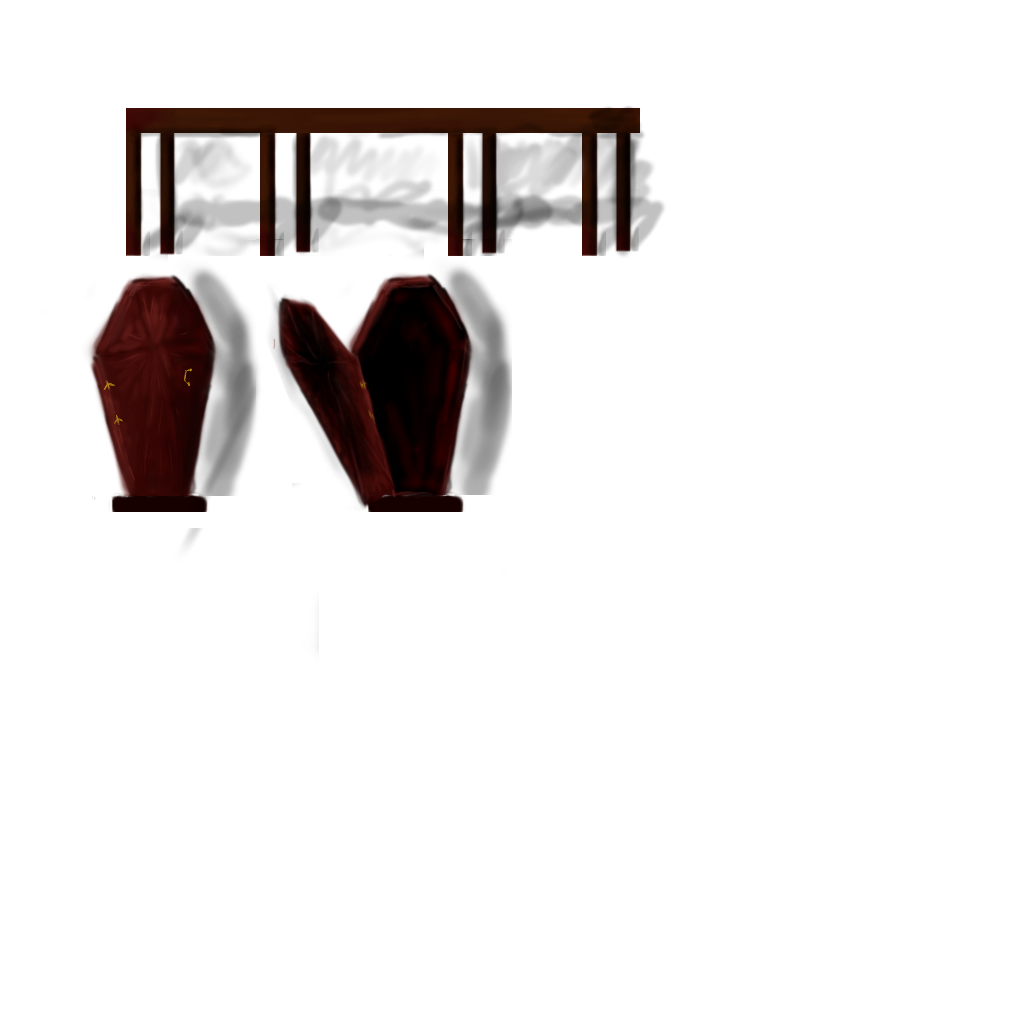
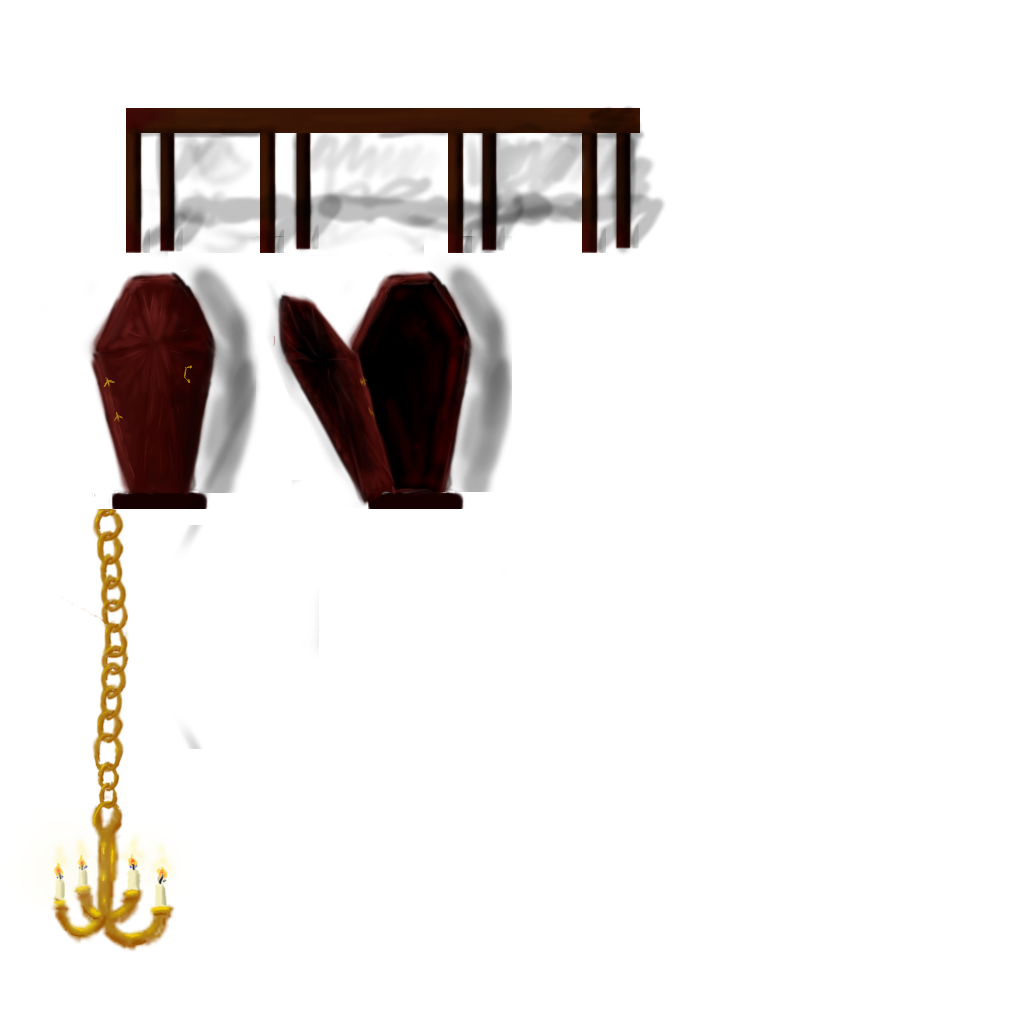
Layers edited between the first and the second 1024 x 1024 image:
painted on "New Layer#1" over 0, 124, 667, 973
